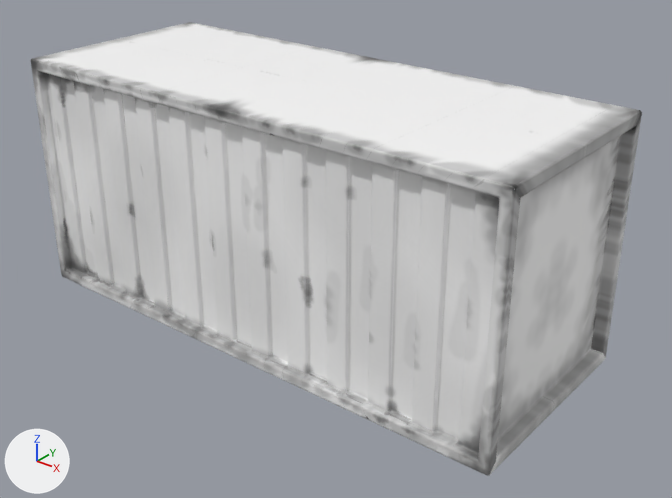
Renders of the Blender file data/Assets/Meshes/Parts/Crate 2.blend from each side of a commit.
Before and after are seen from a 50 mm camera at (5.96, -7.01, 3.93) aimed at (0.34, 0.01, -0.42). The lights are fixed; the arrows at lower left show +X, +Y and +Z.
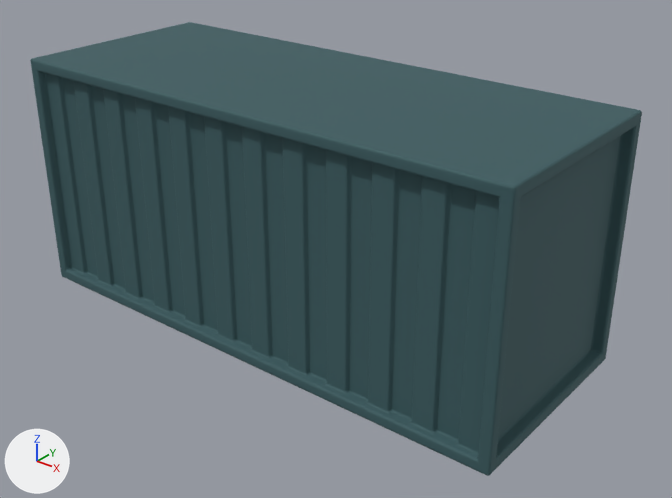
What the commit changed:
In material 'mat_box' (mat_mat_box), texture is no longer img_tex_crate_mask.
In material 'mat_box' (mat_mat_box), base_color is now set to (0.0426, 0.108, 0.119), dark cyan #3a5c61.
In material 'mat_box' (mat_mat_box), roughness goes from 0.5 to 0.774.

Pixel boxes (x1, y1, x2, y2) of what changed, in the pictures (672 x 498 px):
'Box.001', surface changed (grey to cyan)
    both: (30, 22, 642, 476)
